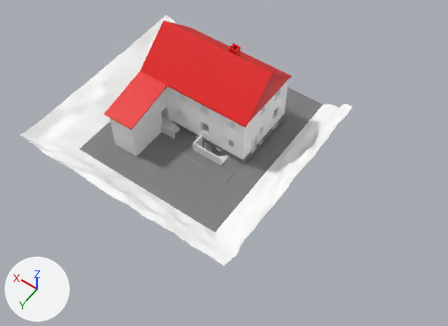
Before and after pictures for a commit that changed the FBX model Assets/Models/Exterior/Haus.fbx.
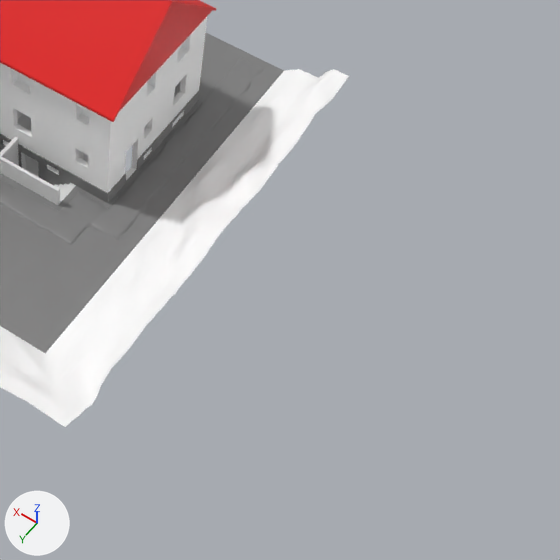
Each version is shown whole from a camera (50 mm lens) standing at (-44.2, 34.5, 44.7) and looking at (-24.8, 7.5, 2.1), then close up on the part from 43% to 100% of the width and 22% to 100% of the height. The axes (+X, +Y, +Z) are drawn at lower left. The lights are the same throughout. Where no turn or scale is listed for an object, it has been applied to the vertices.

The first close-up shows 'Dach', 'Haus', 'Haus_boden', 'Haus_boden.001', 'Haus_boden.002', 'Kellerstiege'.
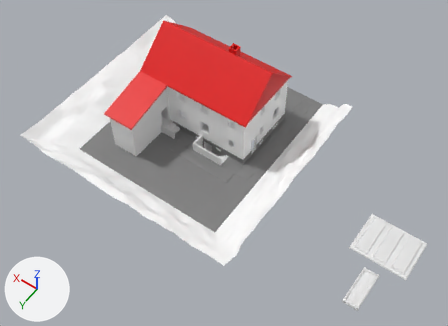
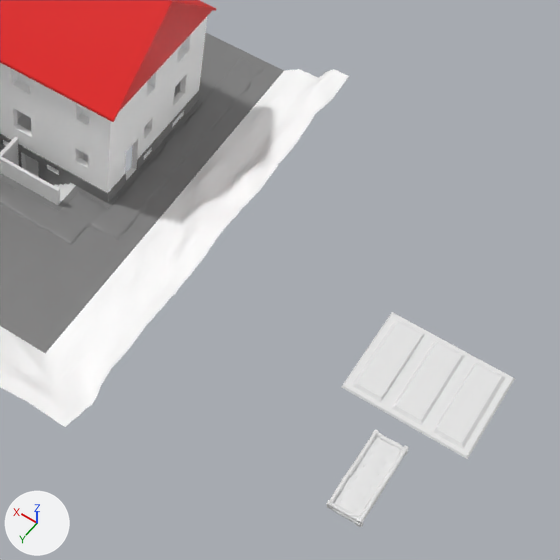
Where the newer file only moved an object's origin or applied its transform, the numbers keep the older frame.

Edits to the scene script, one JSON object a line:
```json
{"op": "add", "block": "me_cylinder_070", "code": ["me_cylinder_070 = bpy.data.meshes.new('Cylinder.070')", "me_cylinder_070.from_pydata(...)  # 493 vertices, 476 faces; spans x -0.71..0.7, y -1.82..1.81, z -0.03..0.33"]}
{"op": "add", "block": "me_plane_077", "code": ["me_plane_077 = bpy.data.meshes.new('Plane.077')", "me_plane_077.from_pydata(...)  # 280 vertices, 261 faces; spans x -2.57..2.57, y -2.06..2.06, z -0.08..0.12"]}
{"op": "add", "block": "ob_cylinder_069", "code": ["ob_cylinder_069 = bpy.data.objects.new('Cylinder.069', me_cylinder_070)", "ob_cylinder_069.location = (-39.93, 10.14, 0.01)"]}
{"op": "add", "block": "ob_plane_107", "code": ["ob_plane_107 = bpy.data.objects.new('Plane.107', me_plane_077)", "ob_plane_107.location = (-39.93, 5.27, 0.04)"]}
```

Location of each change, (x1, y1, x2, y2) in pixels of the close-ups (560 x 560 px):
```json
{"object": "Plane.107", "change": "added", "after": [341, 312, 515, 459]}
{"object": "Cylinder.069", "change": "added", "after": [326, 430, 408, 527]}
```
